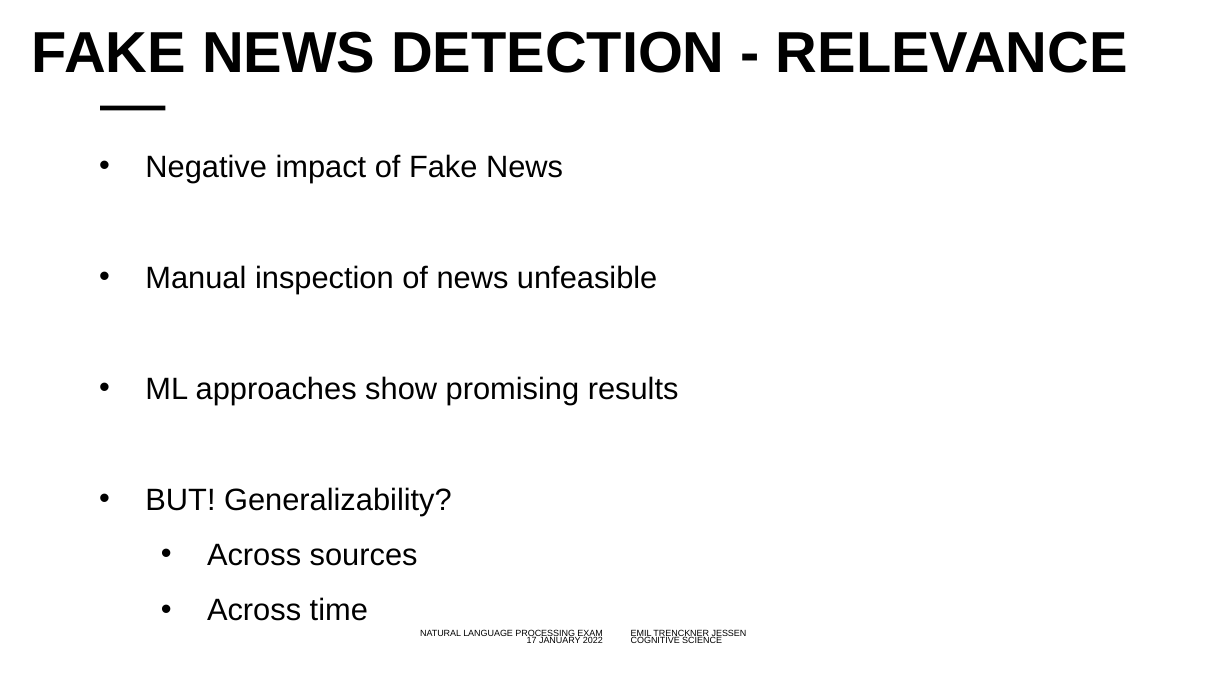
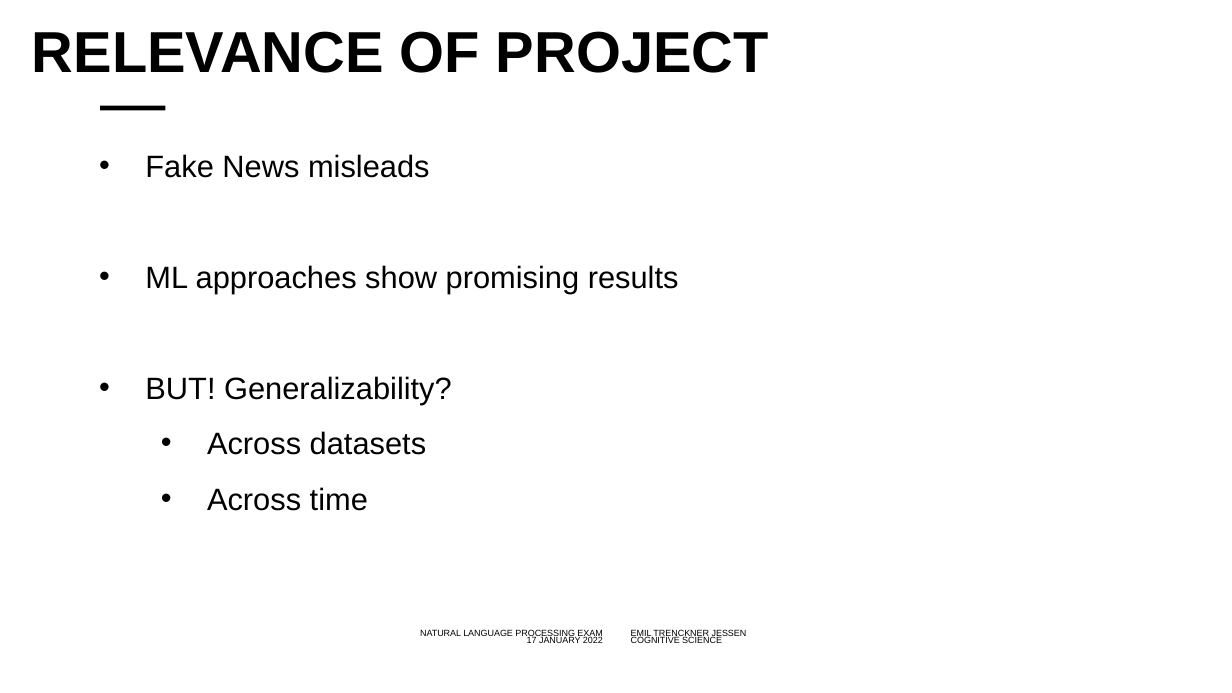
Before and after one commit to emiltj/NLP_oral_backup, a slide deck: slide 6 of Oral presentation/NLP.pptx (slide 8 before the commit). Drawn at 1232x693 pixels with LibreOffice and Linux fonts; fonts in the diff are those of the drawing; background and template pictures are left out. Boxes give left, top, right and bottom in pixels: in the first picture for what was removed or moved away, otherwise in the second. Text is boxed around its words. In the diff, an @@ line names an element or a change of style, - is before the commit and + after.

```diff
--- a/Oral presentation/NLP.pptx
+++ b/Oral presentation/NLP.pptx
@@ title at <box>32,31,769,73</box>: text changed @@
-FAKE NEWS DETECTION - RELEVANCE
+RELEVANCE OF PROJECT
@@ text at <box>145,154,430,178</box>: text changed @@
-• Negative impact of Fake News
-• Manual inspection of news unfeasible
+• Fake News misleads
@@ text at <box>207,431,426,455</box>: text changed @@
-  • Across sources
+  • Across datasets
```
Also in this commit, not shown: 12 other slides changed, 14 slides added, 10 slides removed, 6 other files.
